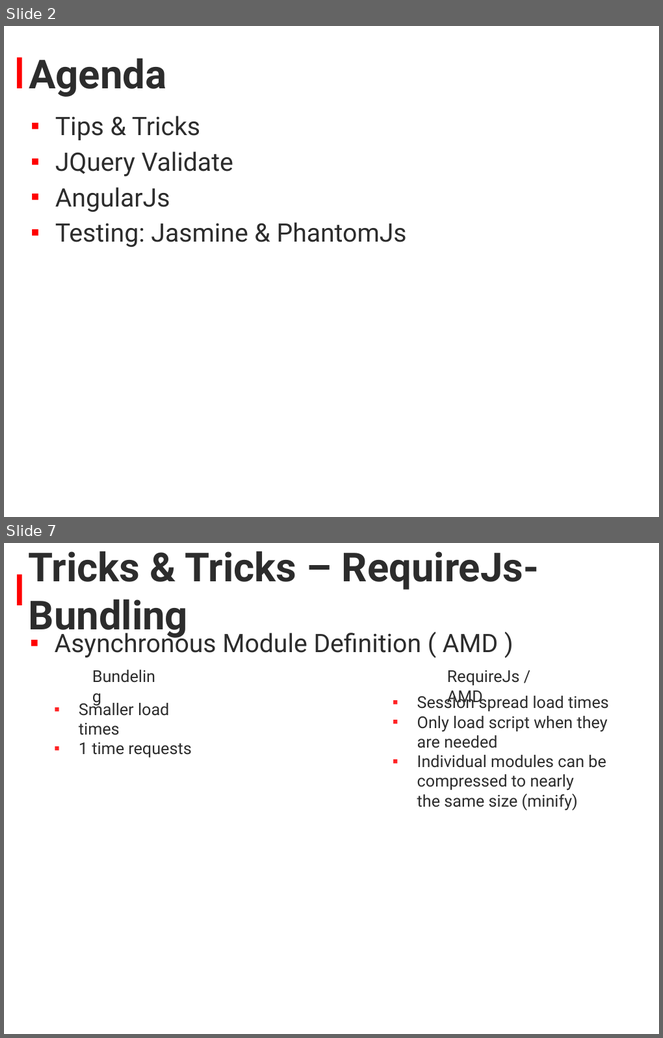
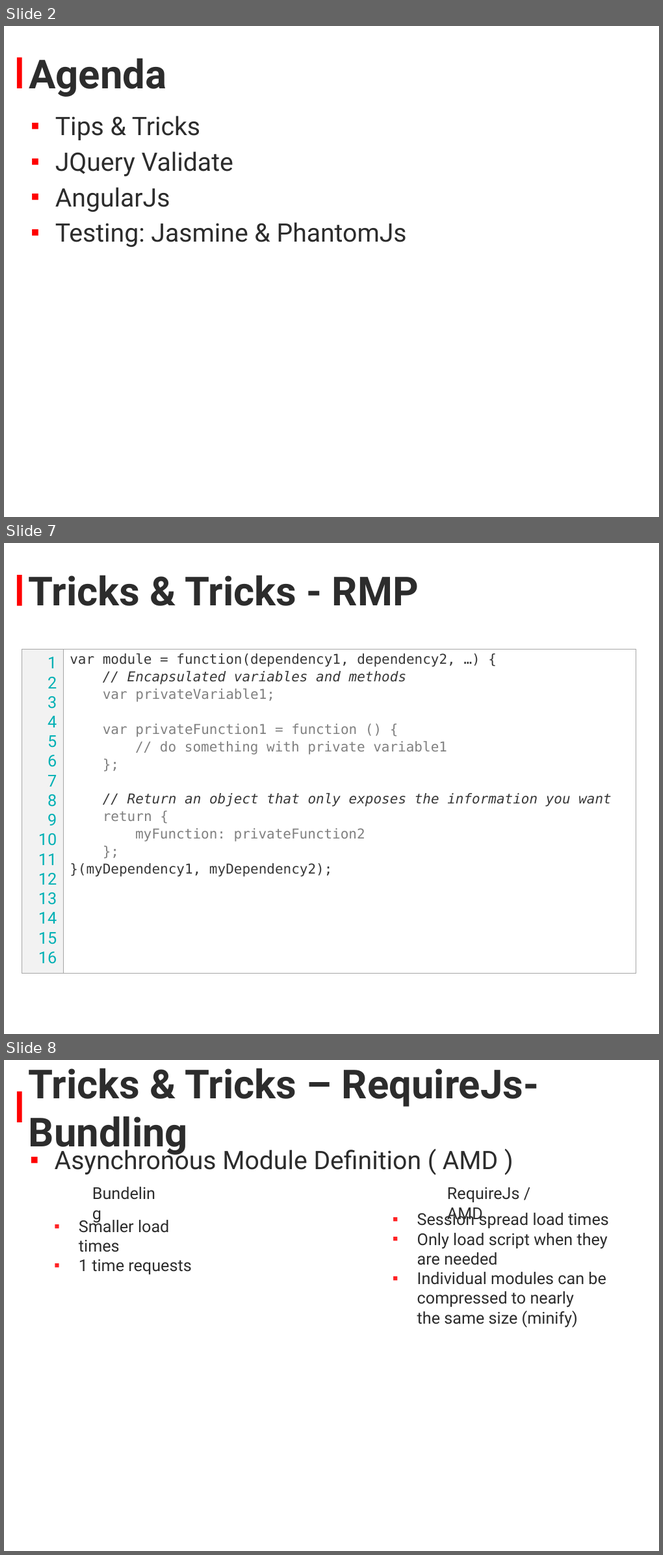
Before and after one commit to KyorCode/Bootcamp2013, a slide deck: Bootcamp_2013_Javascript.pptx. Shown one above the other, each under a label of ours: slides 2 and 7 before the commit, slides 2, 7 and 8 after it; the slides between them are not shown. The pictures are 663x1038 and 663x1555 pixels, drawn with LibreOffice and Linux fonts; fonts in the diff are those of the drawing; background and template pictures are left out. Boxes give left, top, right and bottom in pixels: in the first picture for what was removed or moved away, otherwise in the second. Text is boxed around its words. In the diff, an @@ line names an element or a change of style, - is before the commit and + after.

```diff
--- a/Bootcamp_2013_Javascript.pptx
+++ b/Bootcamp_2013_Javascript.pptx
@@ slide 7 added at [4, 543, 659, 1034], background #FFFFFF @@
@@ rectangle added at [17, 575, 22, 606], fill #FF0000 @@
@@ title added at [29, 575, 419, 606], 44 pt, text #2C2C2C, bold @@
+Tricks & Tricks - RMP
@@ rectangle added at [22, 649, 64, 973], fill #F2F2F2, outline #A6A6A6 0.75 pt, 18 pt, text #00B0B4 @@
+1
+2
+3
+4
+5
+6
+7
+8
+9
+10
+11
+12
+13
+14
+15
+16
@@ text added at [64, 649, 636, 973], outline #A6A6A6 0.75 pt, 15 pt, text #373737 @@
+var module = function(dependency1, dependency2, …) {
+// Encapsulated variables and methods
+var privateVariable1;
+var privateFunction1 = function () {
+// do something with private variable1
+};
+// Return an object that only exposes the information you want
+return {
+myFunction: privateFunction2
+};
+}(myDependency1, myDependency2);
@@ what was slide 7 is now slide 8 @@
```
Also in this commit, not shown: 4 slides changed, 3 other files.
